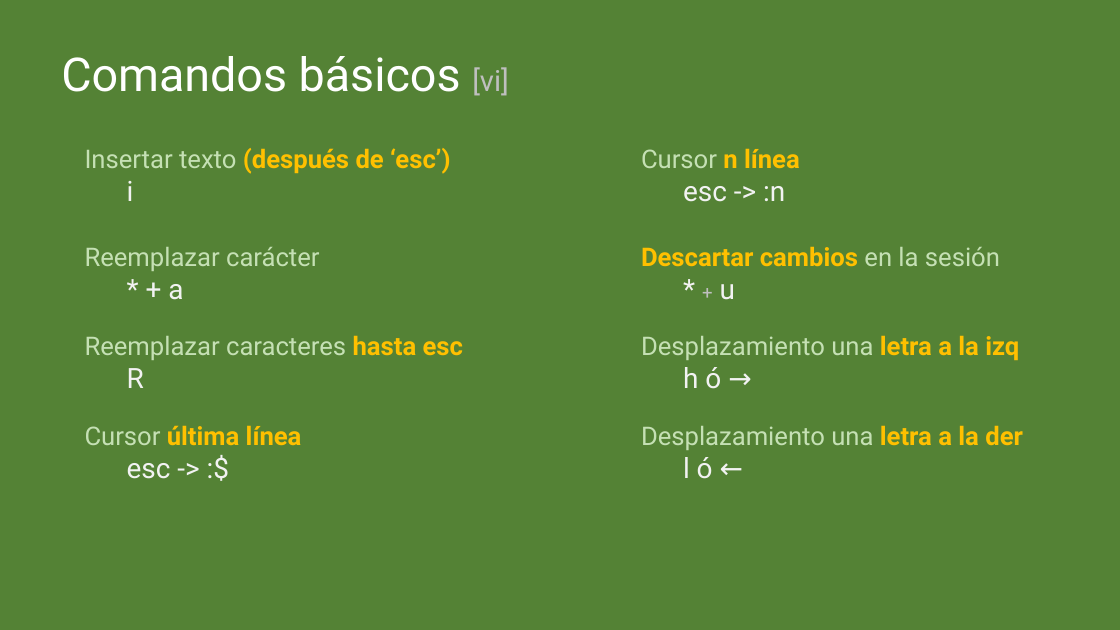
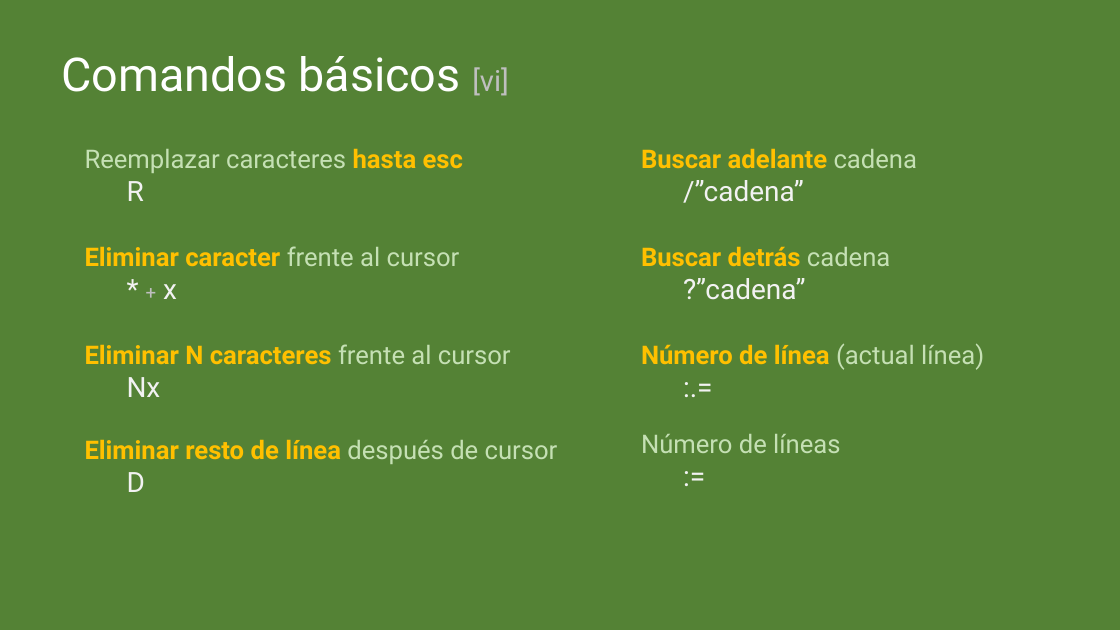
Before and after one commit to cimadev/PlaticasTalleres, a slide deck: slide 19 of 2017/dec_7_Git_GitHub_WorkShop/DGO.pptx. Drawn at 1120x630 pixels with LibreOffice and Linux fonts; fonts in the diff are those of the drawing. Boxes give left, top, right and bottom in pixels: in the first picture for what was removed or moved away, otherwise in the second. Text is boxed around its words. In the diff, an @@ line names an element or a change of style, - is before the commit and + after.

```diff
--- a/2017/dec_7_Git_GitHub_WorkShop/DGO.pptx
+++ b/2017/dec_7_Git_GitHub_WorkShop/DGO.pptx
@@ text at [85, 148, 450, 271]: paragraphs removed @@
-Insertar texto (después de ‘esc’)
-i
-Reemplazar carácter
-* + a
@@ text at [641, 148, 984, 453]: text changed; text colour #C5E0B4 to #FFC000 @@
-Cursor n línea
-esc -> :n
-Descartar cambios en la sesión
-* + u
-Desplazamiento una letra a la izq
-h ó →
-Desplazamiento una letra a la der
-l ó ←
+Buscar adelante cadena
+/”cadena”
+Buscar detrás cadena
+?”cadena”
+Número de línea (actual línea)
+:.=
+Número de líneas
+:=
@@ text at [85, 246, 558, 492]: text changed; bold on @@
-Cursor última línea
-esc -> :$
+Eliminar caracter frente al cursor
+* + x
+Eliminar N caracteres frente al cursor
+Nx
+Eliminar resto de línea después de cursor
+D
```
Also in this commit, not shown: 2 other slides changed.
